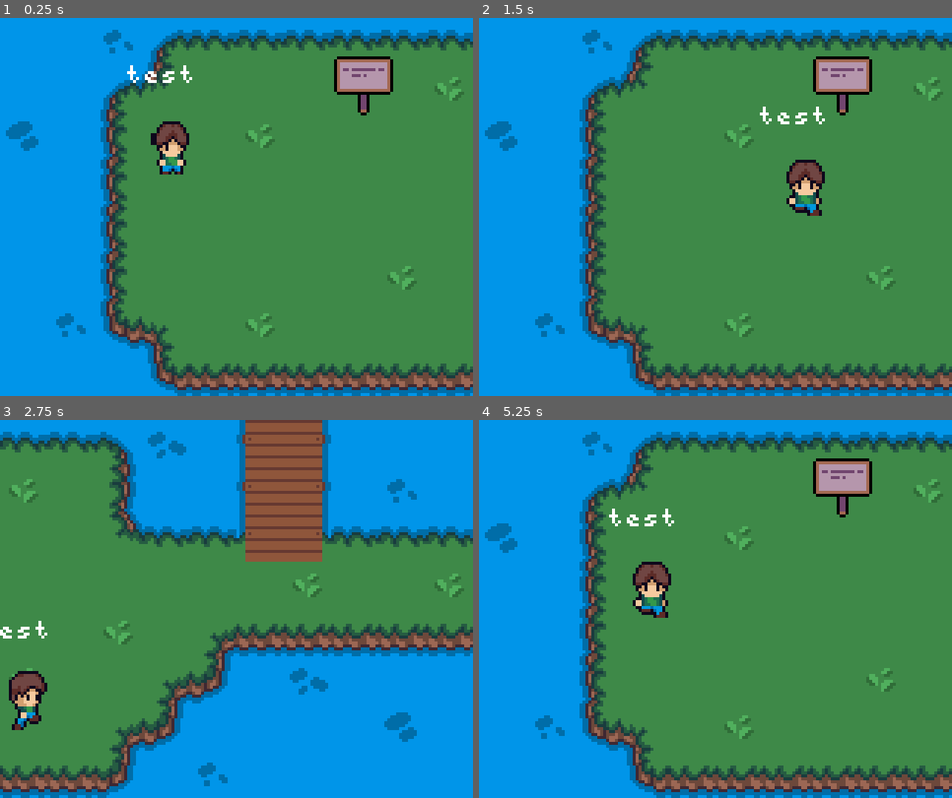
Above: before the commit, frames 1-4 (two rows, left to right).
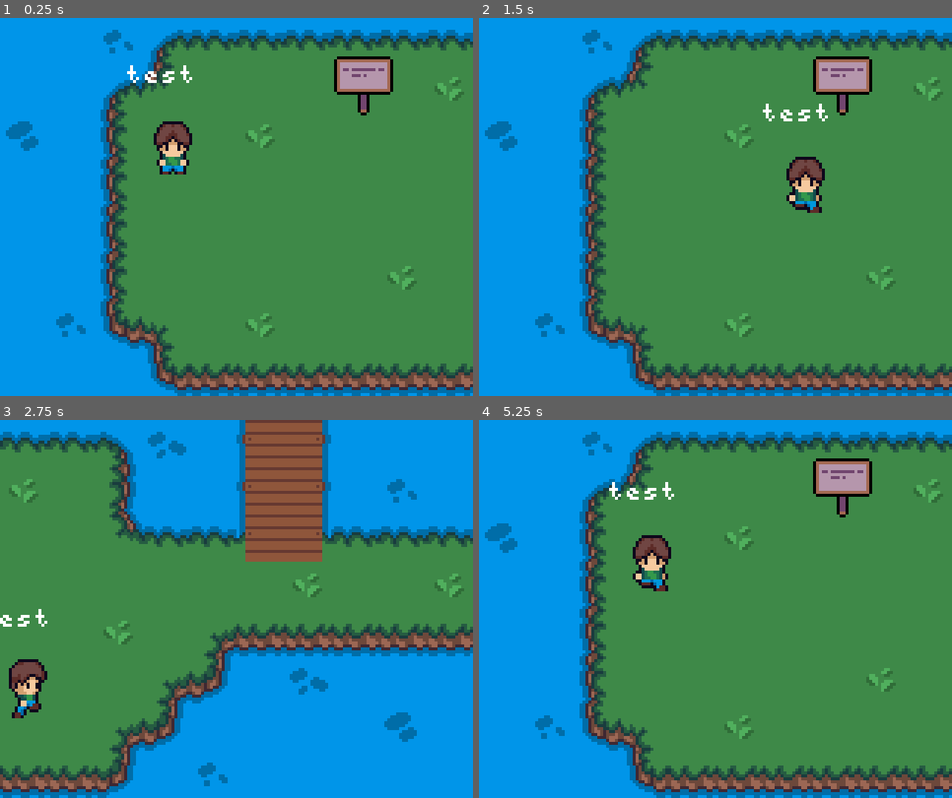
Above: after the commit, the same moments.

Repository: ColinVanderMeer/UntitledFishingGameGodot
Game: Godot game, scene res://mainIsland.tscn
Same seed, same stepped clock (60 frames per second), same inputs: the game is played once before the commit and once after it. The project has no main scene, so this scene is started directly.
Inputs:
- Up to frame 1 (0.25 s): no input
- Up to frame 2 (1.5 s): tap Enter at 0.5 s; hold Right (ui_right) 0.53-1.28 s; tap E (interact) at 0.6, 1.35 s; hold Down (ui_down) from 1.28 s (still down)
- Up to frame 3 (2.75 s): release Down (ui_down) at 2.03 s; hold Right (ui_right) from 2.03 s (still down); tap E (interact) at 2.1 s
- Up to frame 4 (5.25 s): release Right (ui_right) at 2.78 s; hold Up (ui_up) 2.78-3.53 s; tap E (interact) every 0.75 s from 2.85 to 5.1 s; hold Left (ui_left) 3.53-5.03 s; hold Down (ui_down) from 5.03 s (still down)

The runs differ from the first frame. In frame 1, 0.2% of the frame differs, in the area x 31-41%, y 27-42%; in frame 2, 0.8%; in frame 3, 1.4%; in frame 4, 1.8%, in the area x 27-42%, y 16-53%.

Commit message:
Hack fix for weird player rendering when on .0

Diff:
--- a/player.gd
+++ b/player.gd
@@ -45,6 +45,18 @@
 
 	if Input.is_action_just_pressed("interact"):
 		execute_interaction()
+
+	# For some reason if the character is ever on .0 it messes up the rendering?
+	# This is a hack fix cuz I can't figure out why it does that
+	if abs(self.global_position.x - int(self.global_position.x)) < 0.1:
+		self.global_position.x += 0.1
+	if abs(self.global_position.y - int(self.global_position.y)) < 0.1:
+		self.global_position.y += 0.1
+	if abs(self.global_position.x - int(self.global_position.x)) > 0.9:
+		self.global_position.x -= 0.1
+	if abs(self.global_position.y - int(self.global_position.y)) < 0.9:
+		self.global_position.y -= 0.1
+
 
 
 func fish_missed():
@@ -99,7 +111,6 @@
 		#interactLabel.text = ""
 
 func scene_change(area):
-	print(area.direction)
 	match area.direction:
 		0: # North
 			Global.player_spawn_position = Vector2(self.global_position.x, 115)
@@ -118,7 +129,6 @@
 	get_tree().change_scene_to_file(map_path)
 
 func execute_interaction():
-	print(self.global_position[0])
 	if all_interactions:
 		var current_interaction = all_interactions[0]
 		match current_interaction.interact_type:
